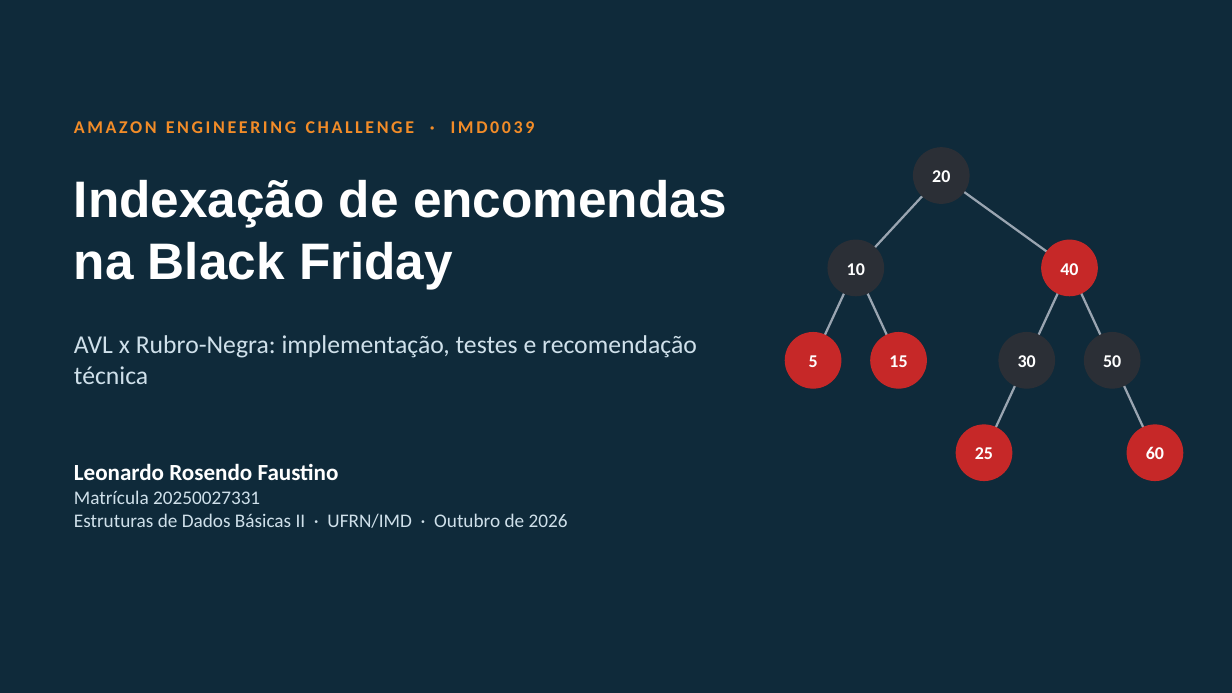
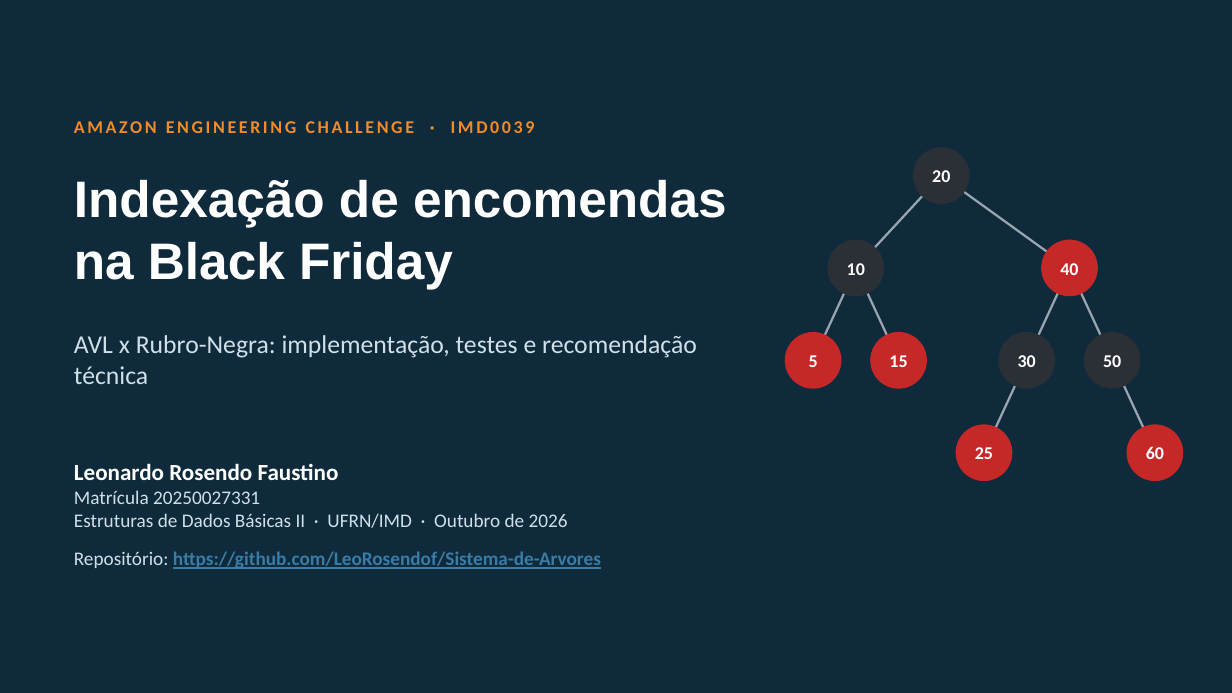
Before and after one commit to LeoRosendof/Sistema-de-Arvores, a slide deck: slide 1 of docs/apresentacao.pptx. Drawn at 1232x693 pixels with LibreOffice and Linux fonts; fonts in the diff are those of the drawing. Boxes give left, top, right and bottom in pixels: in the first picture for what was removed or moved away, otherwise in the second. Text is boxed around its words. In the diff, an @@ line names an element or a change of style, - is before the commit and + after.

```diff
--- a/docs/apresentacao.pptx
+++ b/docs/apresentacao.pptx
@@ text at box(74, 551, 601, 569): paragraph added @@
+Repositório: https://github.com/LeoRosendof/Sistema-de-Arvores
```
Also in this commit, not shown: 1 other file.
